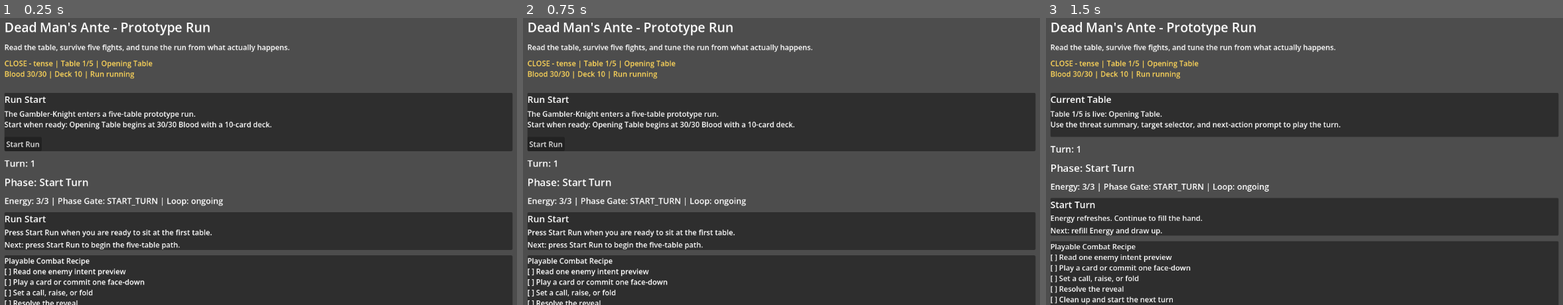
Above: before the commit, frames 1-3 (left to right).
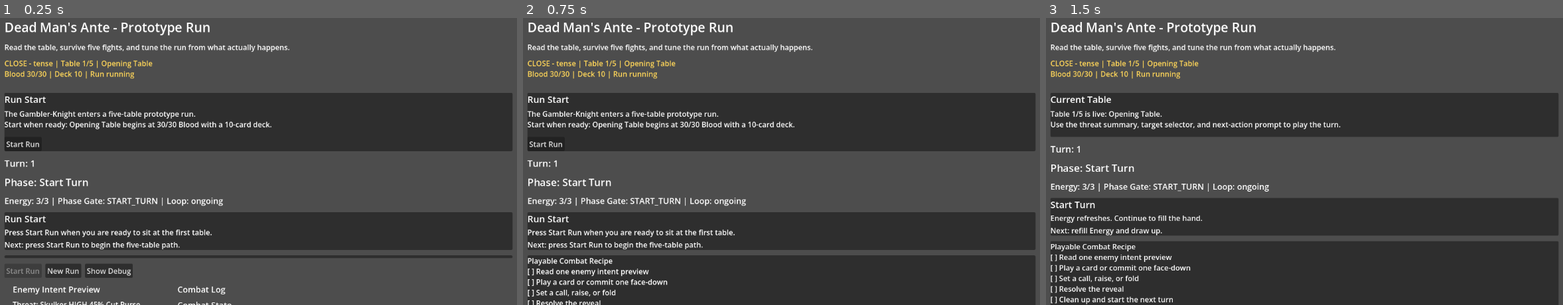
Above: after the commit, the same moments.

Repository: CokesG/Godotgame
Game: Godot game, scene res://scenes/combat/TestCombat.tscn
Two runs of this game, one before a commit and one after it. Both use one fixed random seed, a clock stepped at 60 frames per second and the inputs below.
Inputs (mouse positions are in pixels of both pictures, inside the frame that each line leads up to):
- Up to frame 1 (0.25 s): no input
- Up to frame 2 (0.75 s): click (631, 270) at 0.5 s, where only the run after the commit has a clickable "Show Debug"
- Up to frame 3 (1.5 s): click "Start Run" at 1.25 s

The runs differ from the first frame. In frame 1, 15% of the frame differs, in the area x 0-100%, y 83-100%; in frame 2, nothing differs; in frame 3, nothing differs.

Commit message:
Add phase 16 debug drawer

Diff:
--- a/scripts/combat/TestCombatController.gd
+++ b/scripts/combat/TestCombatController.gd
@@ -122,6 +122,7 @@
 var action_prompt_label: Label
 var phase_guidance_label: Label
 var phase_detail_label: Label
+var recipe_panel: PanelContainer
 var recipe_label: RichTextLabel
 var run_state_label: RichTextLabel
 var balance_report_label: RichTextLabel
@@ -142,6 +143,8 @@
 var intent_preview_label: RichTextLabel
 var truth_title_label: Label
 var debug_truth_label: RichTextLabel
+var debug_drawer_panel: PanelContainer
+var debug_summary_label: RichTextLabel
 var debug_controls: HBoxContainer
 var next_phase_button: Button
 var reset_button: Button
@@ -307,7 +310,7 @@
 	action_prompt_label.add_theme_font_size_override("font_size", 16)
 	guidance_layout.add_child(action_prompt_label)
 
-	var recipe_panel := PanelContainer.new()
+	recipe_panel = PanelContainer.new()
 	recipe_panel.name = "RecipePanel"
 	recipe_panel.size_flags_horizontal = Control.SIZE_EXPAND_FILL
 	layout.add_child(recipe_panel)
@@ -433,10 +436,34 @@
 	toggle_debug_button.pressed.connect(_on_toggle_debug_pressed)
 	primary_controls.add_child(toggle_debug_button)
 
+	debug_drawer_panel = PanelContainer.new()
+	debug_drawer_panel.name = "DebugDrawer"
+	debug_drawer_panel.size_flags_horizontal = Control.SIZE_EXPAND_FILL
+	layout.add_child(debug_drawer_panel)
+
+	var debug_drawer_layout := VBoxContainer.new()
+	debug_drawer_layout.name = "DebugDrawerLayout"
+	debug_drawer_layout.add_theme_constant_override("separation", 6)
+	debug_drawer_panel.add_child(debug_drawer_layout)
+
+	var debug_drawer_title := Label.new()
+	debug_drawer_title.name = "DebugDrawerTitle"
+	debug_drawer_title.text = "Debug Drawer"
+	debug_drawer_title.add_theme_font_size_override("font_size", 18)
+	debug_drawer_layout.add_child(debug_drawer_title)
+
+	debug_summary_label = RichTextLabel.new()
+	debug_summary_label.name = "DebugSummary"
+	debug_summary_label.bbcode_enabled = false
+	debug_summary_label.fit_content = true
+	debug_summary_label.scroll_active = false
+	debug_summary_label.custom_minimum_size = Vector2(0, 68)
+	debug_drawer_layout.add_child(debug_summary_label)
+
 	debug_controls = HBoxContainer.new()
 	debug_controls.name = "DebugControls"
 	debug_controls.add_theme_constant_override("separation", 8)
-	layout.add_child(debug_controls)
+	debug_drawer_layout.add_child(debug_controls)
 
 	reset_grid_button = Button.new()
 	reset_grid_button.text = "Reset Grid"
@@ -1287,6 +1314,7 @@
 	var fast_run: Dictionary = balance.get("fast_run", {})
 	var playtest_batch: Dictionary = balance.get("playtest_batch", {})
 	_refresh_run_header(state, evaluation)
+	_refresh_debug_summary(state, evaluation, fast_run, playtest_batch)
 
 	run_state_label.clear()
 	run_state_label.append_text("Table %d/%d: %s [%s]\n" % [
@@ -1411,6 +1439,31 @@
 		playtest_report_label.append_text("\nWatch: no repeated danger nodes in the current sims.")
 	else:
 		playtest_report_label.append_text("\nWatch: %s" % ", ".join(danger_nodes))
+
+
+func _refresh_debug_summary(state: Dictionary, evaluation: Dictionary, fast_run: Dictionary, playtest_batch: Dictionary) -> void:
+	if debug_summary_label == null:
+		return
+
+	debug_summary_label.clear()
+	debug_summary_label.append_text("Run index %d/%d | Flow %s | Outcome %s\n" % [
+		min(int(state.get("current_node_index", 0)) + 1, int(state.get("current_node_count", 0))),
+		state.get("current_node_count", 0),
+		run_flow_state,
+		state.get("run_outcome", "running")
+	])
+	debug_summary_label.append_text("Balance %s | margin %.1f | fast %s %d/%d\n" % [
+		evaluation.get("rating", "unknown"),
+		evaluation.get("survival_margin", 0.0),
+		fast_run.get("predicted_outcome", "unknown"),
+		fast_run.get("predicted_clears", 0),
+		fast_run.get("total_nodes", 0)
+	])
+	debug_summary_label.append_text("Playtest %dW/%dL | avg Blood %.1f" % [
+		playtest_batch.get("wins", 0),
+		playtest_batch.get("losses", 0),
+		playtest_batch.get("average_ending_hp", 0.0)
+	])
 
 
 func _set_run_flow_state(new_state: String) -> void:
@@ -1945,12 +1998,22 @@
 
 
 func _update_debug_visibility() -> void:
+	if debug_drawer_panel != null:
+		debug_drawer_panel.visible = debug_controls_visible
 	if debug_controls != null:
 		debug_controls.visible = debug_controls_visible
 	if toggle_debug_button != null:
 		toggle_debug_button.text = "Hide Debug" if debug_controls_visible else "Show Debug"
 	if toggle_truth_button != null:
 		toggle_truth_button.text = "Hide Truth" if debug_truth_visible else "Show Truth"
+	if recipe_panel != null:
+		recipe_panel.visible = debug_controls_visible
+	if run_state_label != null:
+		run_state_label.visible = debug_controls_visible
+	if balance_report_label != null:
+		balance_report_label.visible = debug_controls_visible
+	if playtest_report_label != null:
+		playtest_report_label.visible = debug_controls_visible
 
 	var truth_visible := debug_controls_visible and debug_truth_visible
 	if truth_title_label != null:
--- /dev/null
+++ b/tests/debug/Phase16DebugDrawerCheck.tscn
@@ -0,0 +1,6 @@
+[gd_scene load_steps=2 format=3]
+
+[ext_resource type="Script" path="res://tests/debug/phase16_debug_drawer_check.gd" id="1"]
+
+[node name="Phase16DebugDrawerCheck" type="Node"]
+script = ExtResource("1")
--- /dev/null
+++ b/tests/debug/phase16_debug_drawer_check.gd
@@ -0,0 +1,89 @@
+extends Node
+
+var failed: bool = false
+
+
+func _ready() -> void:
+	var packed_scene: PackedScene = load("res://scenes/combat/TestCombat.tscn")
+	if packed_scene == null:
+		_fail("Could not load TestCombat scene.")
+		return
+
+	var combat_scene: Node = packed_scene.instantiate()
+	add_child(combat_scene)
+	await get_tree().process_frame
+
+	_verify_default_player_view(combat_scene)
+	if failed:
+		return
+	_verify_debug_drawer_toggle(combat_scene)
+	if failed:
+		return
+
+	print("PHASE16_DEBUG_DRAWER_CHECK: PASS")
+	get_tree().quit(0)
+
+
+func _verify_default_player_view(combat_scene: Node) -> void:
+	for node_name in ["DebugDrawer", "DebugControls", "RecipePanel", "RunState", "BalanceReport", "PlaytestReport"]:
+		var node: Node = combat_scene.find_child(node_name, true, false)
+		if node == null:
+			_fail("Expected %s." % node_name)
+			return
+		if bool(node.get("visible")):
+			_fail("%s should start hidden in the player-facing view." % node_name)
+			return
+
+	var run_shell: Node = combat_scene.find_child("RunShellPanel", true, false)
+	if run_shell == null or not bool(run_shell.get("visible")):
+		_fail("RunShellPanel should stay visible in the player-facing view.")
+		return
+
+	var threat_summary: Node = combat_scene.find_child("ThreatSummary", true, false)
+	if threat_summary == null or not bool(threat_summary.get("visible")):
+		_fail("ThreatSummary should stay visible in the player-facing view.")
+		return
+
+
+func _verify_debug_drawer_toggle(combat_scene: Node) -> void:
+	var toggle: Button = combat_scene.find_child("ToggleDebugButton", true, false)
+	if toggle == null:
+		_fail("Expected ToggleDebugButton.")
+		return
+
+	toggle.emit_signal("pressed")
+	for node_name in ["DebugDrawer", "DebugControls", "RecipePanel", "RunState", "BalanceReport", "PlaytestReport"]:
+		var node: Node = combat_scene.find_child(node_name, true, false)
+		if node == null:
+			_fail("Expected %s after debug toggle." % node_name)
+			return
+		if not bool(node.get("visible")):
+			_fail("%s should be visible after opening debug drawer." % node_name)
+			return
+
+	var debug_summary: Node = combat_scene.find_child("DebugSummary", true, false)
+	if debug_summary == null:
+		_fail("Expected DebugSummary.")
+		return
+	var summary_text := _get_text(debug_summary)
+	if not summary_text.contains("Flow") or not summary_text.contains("Playtest"):
+		_fail("DebugSummary should include flow and playtest diagnostics.")
+		return
+
+	toggle.emit_signal("pressed")
+	var drawer: Node = combat_scene.find_child("DebugDrawer", true, false)
+	if drawer == null or bool(drawer.get("visible")):
+		_fail("DebugDrawer should hide after closing debug.")
+		return
+
+
+func _get_text(node: Node) -> String:
+	if node.has_method("get_parsed_text"):
+		return String(node.call("get_parsed_text"))
+	return String(node.get("text"))
+
+
+func _fail(message: String) -> void:
+	failed = true
+	push_error(message)
+	get_tree().quit(1)
--- a/tests/debug/test_combat_ui_check.gd
+++ b/tests/debug/test_combat_ui_check.gd
@@ -19,6 +19,9 @@
 	var recipe_panel := combat_scene.find_child("RecipePanel", true, false)
 	if recipe_panel == null:
 		_fail("Expected RecipePanel.")
+		return
+	if bool(recipe_panel.get("visible")):
+		_fail("RecipePanel should start inside the hidden debug drawer flow.")
 		return
 
 	var run_header := combat_scene.find_child("RunHeader", true, false)
@@ -60,6 +63,9 @@
 	if balance_report == null:
 		_fail("Expected BalanceReport for Phase 12 tuning.")
 		return
+	if bool(balance_report.get("visible")):
+		_fail("BalanceReport should start hidden in the debug drawer.")
+		return
 
 	var run_results := combat_scene.find_child("RunResults", true, false)
 	if run_results == null:
@@ -69,6 +75,23 @@
 	var playtest_report := combat_scene.find_child("PlaytestReport", true, false)
 	if playtest_report == null:
 		_fail("Expected PlaytestReport for Phase 13 run comparisons.")
+		return
+	if bool(playtest_report.get("visible")):
+		_fail("PlaytestReport should start hidden in the debug drawer.")
+		return
+
+	var debug_drawer := combat_scene.find_child("DebugDrawer", true, false)
+	if debug_drawer == null:
+		_fail("Expected DebugDrawer for Phase 16 diagnostics.")
+		return
+
+	if bool(debug_drawer.get("visible")):
+		_fail("DebugDrawer should start hidden.")
+		return
+
+	var debug_summary := combat_scene.find_child("DebugSummary", true, false)
+	if debug_summary == null:
+		_fail("Expected DebugSummary for Phase 16 diagnostics.")
 		return
 
 	var run_playtests_button := combat_scene.find_child("RunPlaytestsButton", true, false)
Not shown, changed: docs/status/implementation_status.md
